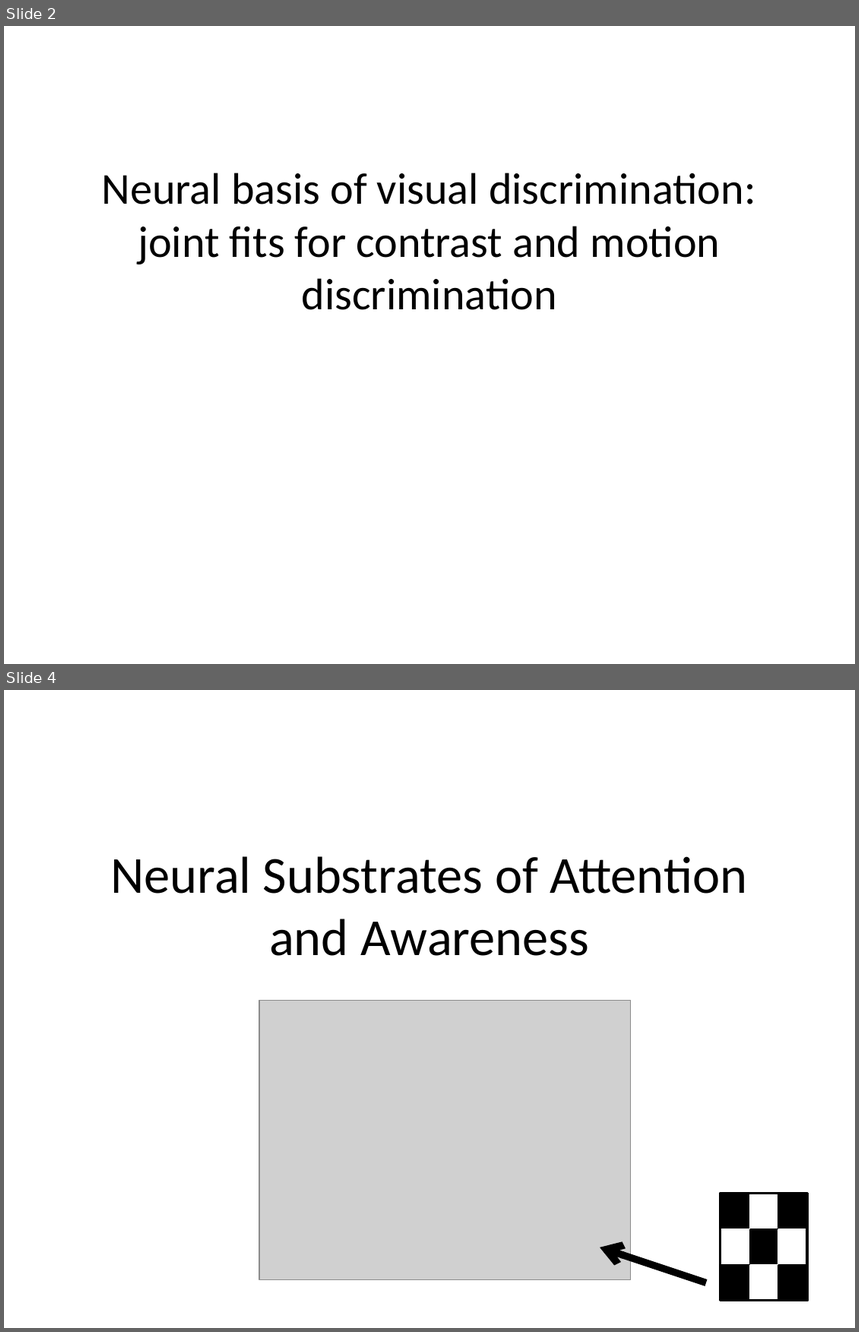
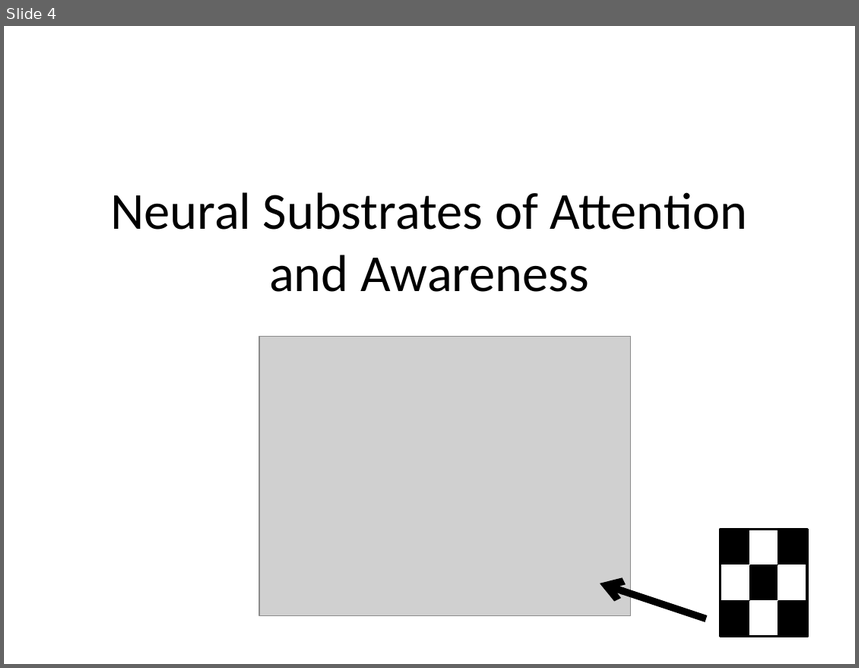
Before and after one commit to dbirman/att_awe, a slide deck: talks/20160823_mad_birman.pptx. Shown one above the other, each under a label of ours: slides 2 and 4 before the commit, slide 4 after it; the slides between them are not shown. The pictures are 859x1332 and 859x668 pixels, drawn with LibreOffice and Linux fonts; fonts in the diff are those of the drawing; grey boxes stand for pictures. Boxes give left, top, right and bottom in pixels: in the first picture for what was removed or moved away, otherwise in the second. Text is boxed around its words. In the diff, an @@ line names an element or a change of style, - is before the commit and + after.

```diff
--- a/talks/20160823_mad_birman.pptx
+++ b/talks/20160823_mad_birman.pptx
@@ slide 2 removed at [4,26,855,664], background #FFFFFF @@
@@ text removed at [102,173,756,310] @@
-Neural basis of visual discrimination: joint fits for contrast and motion discrimination
```
Also in this commit, not shown: 16 slides changed, 6 slides added, 5 other slides removed.
